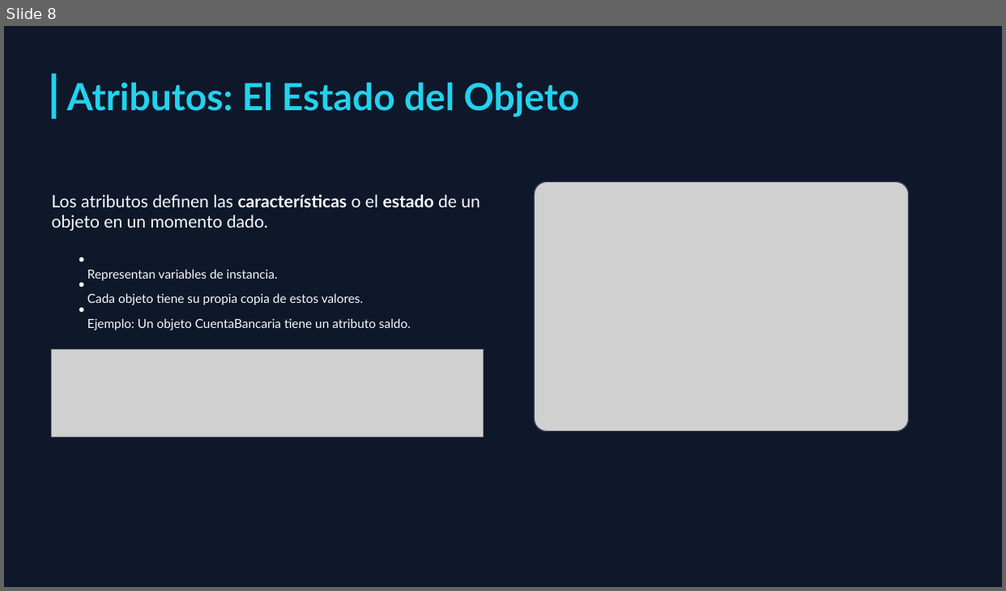
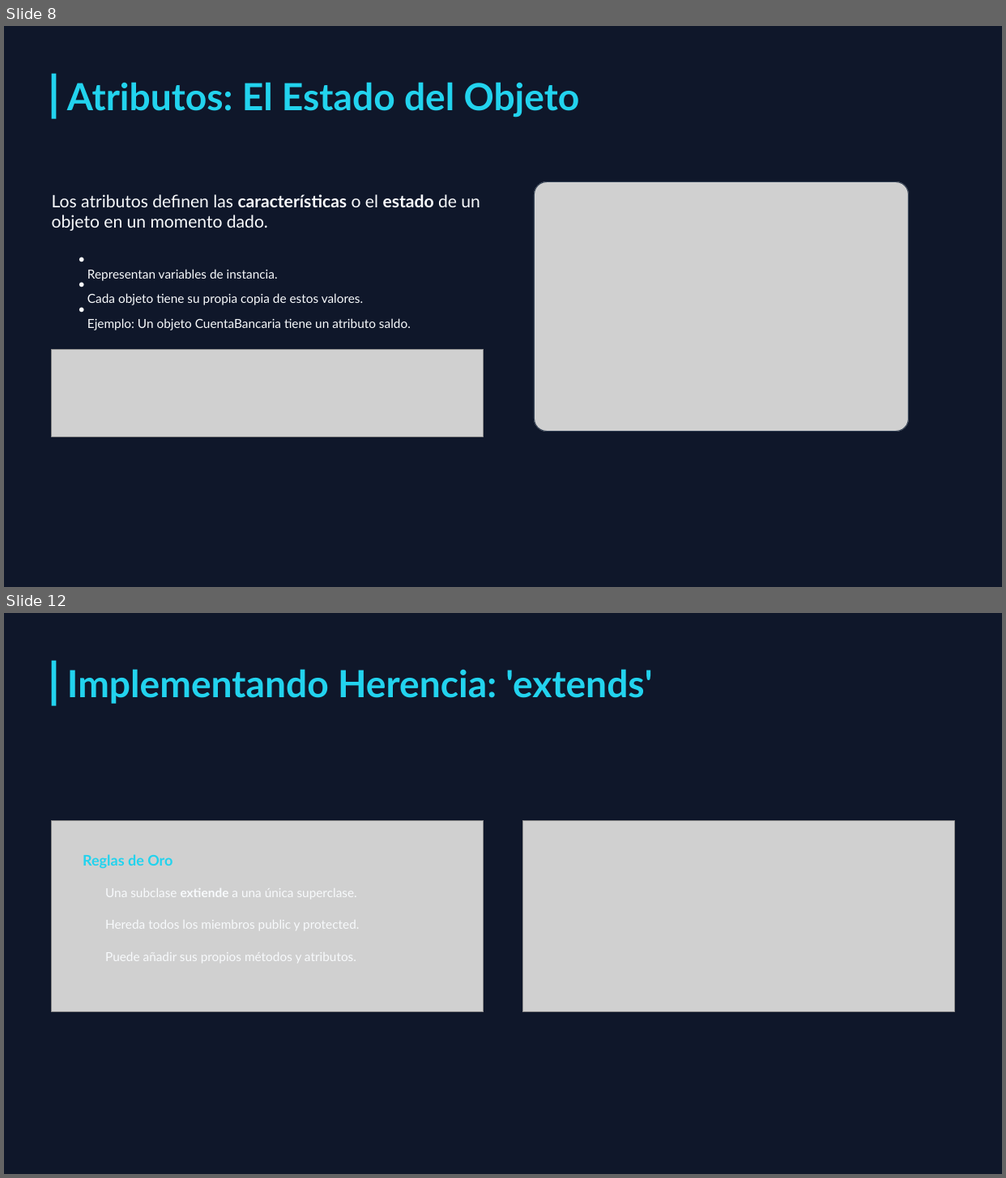
Before and after one commit to MelvinSevilla/programacionBasica, a slide deck: II UNIDAD/Presentaciones/II UNIDAD Programación Orientada a Objetos.pptx. Shown one above the other, each under a label of ours: slide 8 before the commit, slides 8 and 12 after it; the slides between them are not shown. The pictures are 1006x591 and 1006x1178 pixels, drawn with LibreOffice and Linux fonts; fonts in the diff are those of the drawing; grey boxes stand for pictures; background and template pictures are left out. Boxes give left, top, right and bottom in pixels: in the first picture for what was removed or moved away, otherwise in the second. Text is boxed around its words. In the diff, an @@ line names an element or a change of style, - is before the commit and + after.

```diff
--- a/II UNIDAD/Presentaciones/II UNIDAD Programación Orientada a Objetos.pptx
+++ b/II UNIDAD/Presentaciones/II UNIDAD Programación Orientada a Objetos.pptx
@@ slide 12 added at bbox=[4, 613, 1002, 1174], background picture (left out) @@
@@ rectangle added at bbox=[52, 661, 57, 706], fill #22D3EE @@
@@ text added at bbox=[67, 669, 652, 704], 36 pt, text #22D3EE, bold @@
+Implementando Herencia: 'extends'
@@ picture added at bbox=[52, 820, 484, 1012] @@
@@ picture added at bbox=[522, 820, 955, 1012] @@
@@ text added at bbox=[83, 854, 172, 869], 14 pt, text #22D3EE, bold @@
+Reglas de Oro
@@ text added at bbox=[105, 888, 357, 899], 12 pt, text #F8FAFC @@
+Una subclase extiende a una única superclase.
@@ text added at bbox=[105, 920, 359, 931], 12 pt, text #F8FAFC @@
+Hereda todos los miembros public y protected.
@@ text added at bbox=[105, 952, 356, 963], 12 pt, text #F8FAFC @@
+Puede añadir sus propios métodos y atributos.
```
Also in this commit, not shown: 7 other slides added, 1 slide removed, 2 other files.
